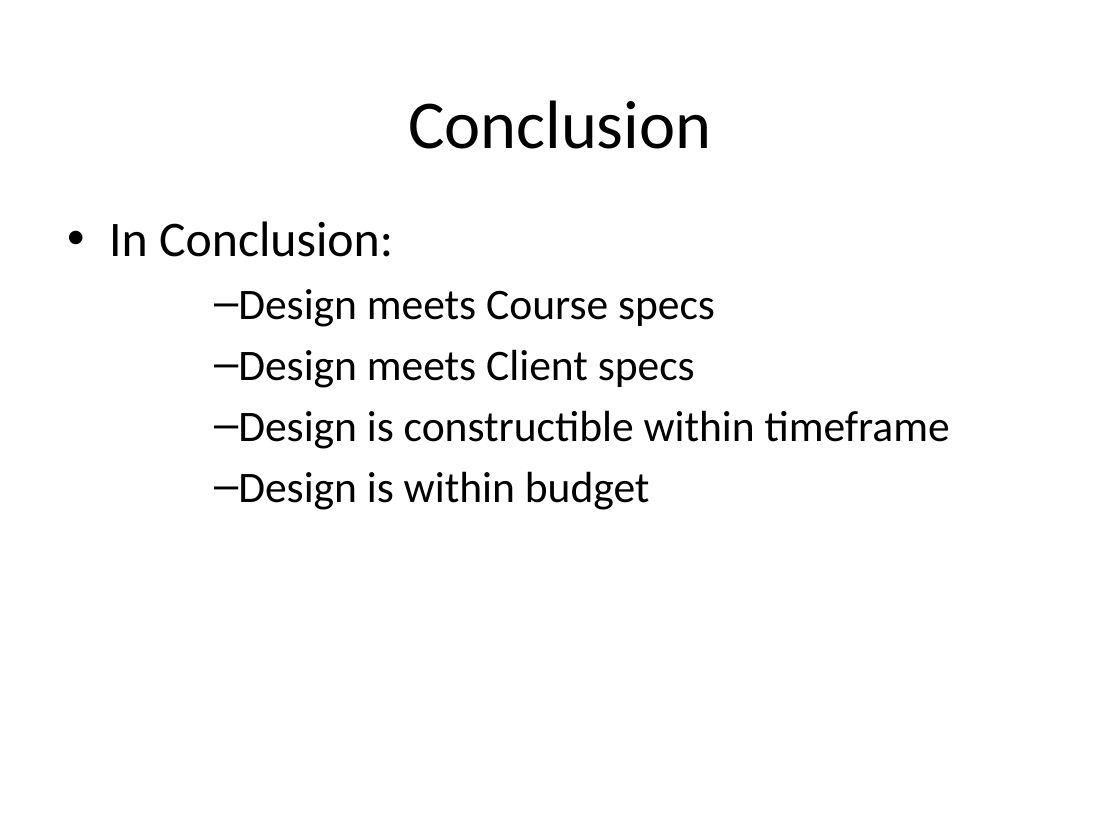
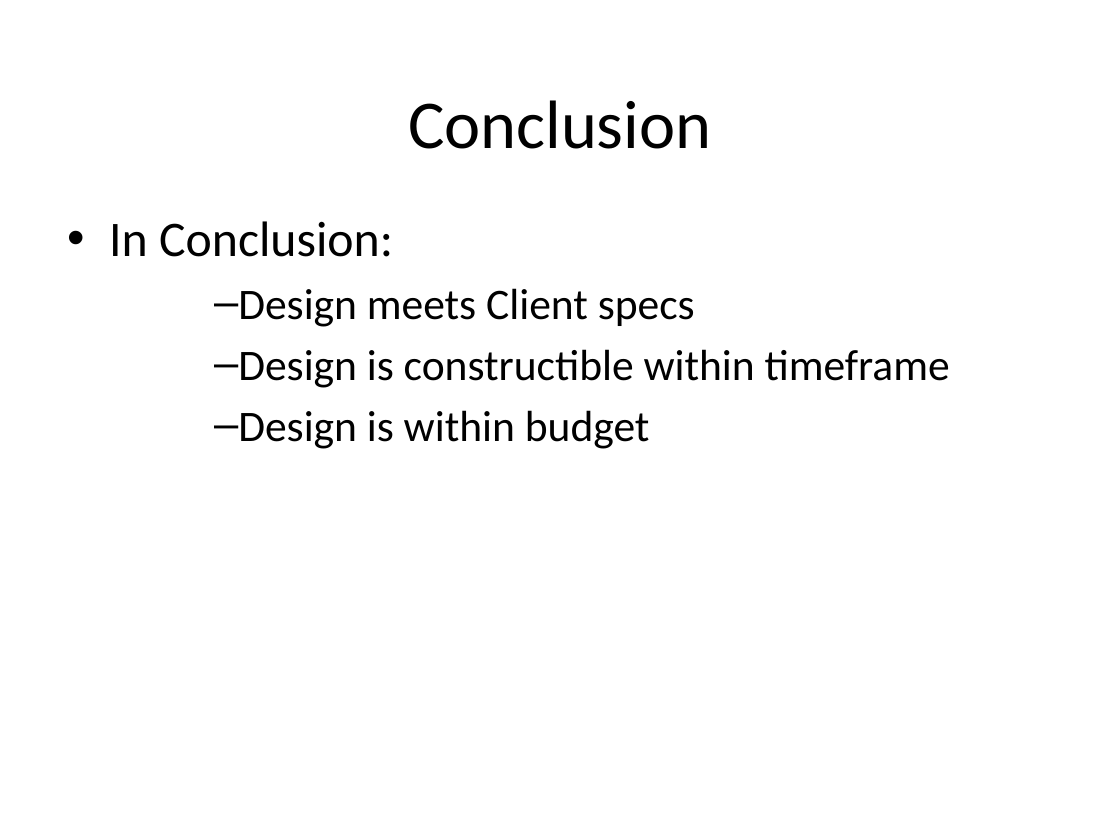
Before and after one commit to TheBengineer/Bridge-Tester, a slide deck: slide 15 of Presentations/March 24, 2014/Bridge Tester.pptx. Drawn at 1120x840 pixels with LibreOffice and Linux fonts; fonts in the diff are those of the drawing. Boxes give left, top, right and bottom in pixels: in the first picture for what was removed or moved away, otherwise in the second. Text is boxed around its words. In the diff, an @@ line names an element or a change of style, - is before the commit and + after.

```diff
--- a/Presentations/March 24, 2014/Bridge Tester.pptx
+++ b/Presentations/March 24, 2014/Bridge Tester.pptx
@@ text at (x1=238, y1=289, x2=715, y2=327): paragraph removed @@
-  – Design meets Course specs
```
Also in this commit, not shown: 5 other slides changed, 1 slide added, 1 slide removed.
